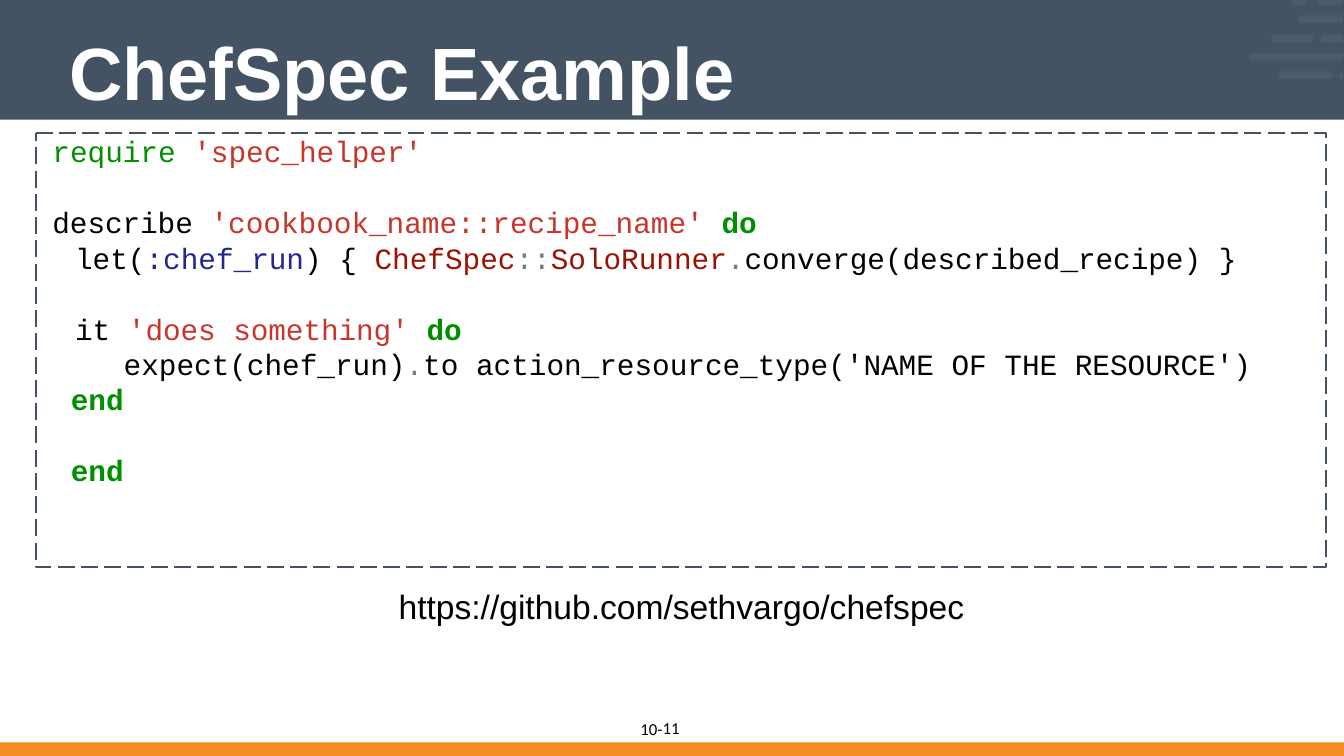
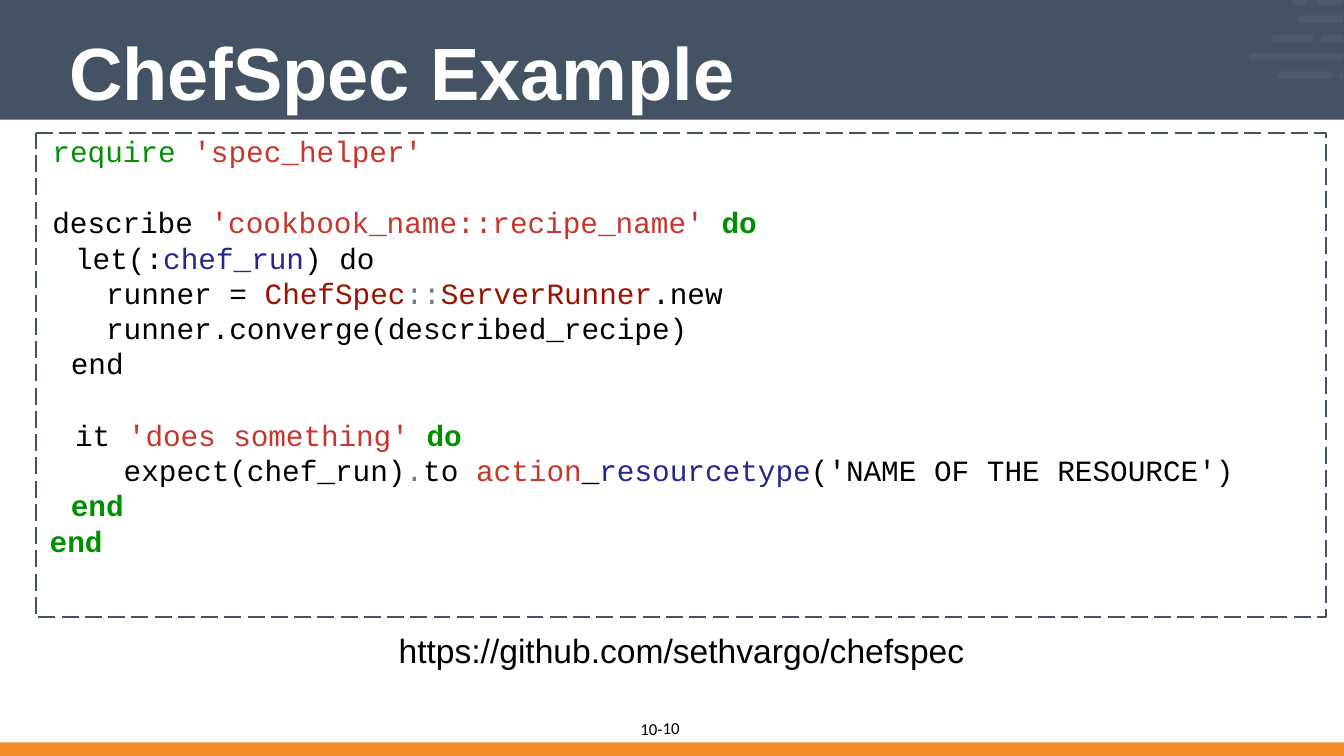
Before and after one commit to vinyar/chef-intermediate, a slide deck: slide 10 of 10-introduction_to_chefspec.pptx (slide 11 before the commit). Drawn at 1344x756 pixels with LibreOffice and Linux fonts; fonts in the diff are those of the drawing. Boxes give left, top, right and bottom in pixels: in the first picture for what was removed or moved away, otherwise in the second. Text is boxed around its words. In the diff, an @@ line names an element or a change of style, - is before the commit and + after.

```diff
--- a/10-introduction_to_chefspec.pptx
+++ b/10-introduction_to_chefspec.pptx
@@ freeform shape "require 'spec_helper'": place and size @@
-freeform shape "require 'spec_helper'" at bbox=[36, 133, 1326, 567]
+freeform shape "require 'spec_helper'" at bbox=[36, 133, 1326, 618]
@@ text in freeform shape at bbox=[71, 248, 723, 375]: text changed @@
-let(:chef_run) { ChefSpec::SoloRunner.converge(described_recipe) }
+let(:chef_run) do
+runner = ChefSpec::ServerRunner.new
+runner.converge(described_recipe)
+end
@@ text in freeform shape at bbox=[124, 460, 1233, 487]: text changed @@
-expect(chef_run).to action_resource_type('NAME OF THE RESOURCE')
+expect(chef_run).to action_resourcetype('NAME OF THE RESOURCE')
@@ text in freeform shape at bbox=[50, 531, 103, 553]: indent changed @@
@@ text "https://github.com/sethvargo/chefspec": place and size @@
-text "https://github.com/sethvargo/chefspec" at bbox=[399, 594, 965, 626]
+text "https://github.com/sethvargo/chefspec" at bbox=[399, 638, 965, 670]
@@ page number at bbox=[663, 723, 680, 734]: text changed @@
-11
+10
```
Also in this commit, not shown: 14 other slides changed, 2 slides removed.
